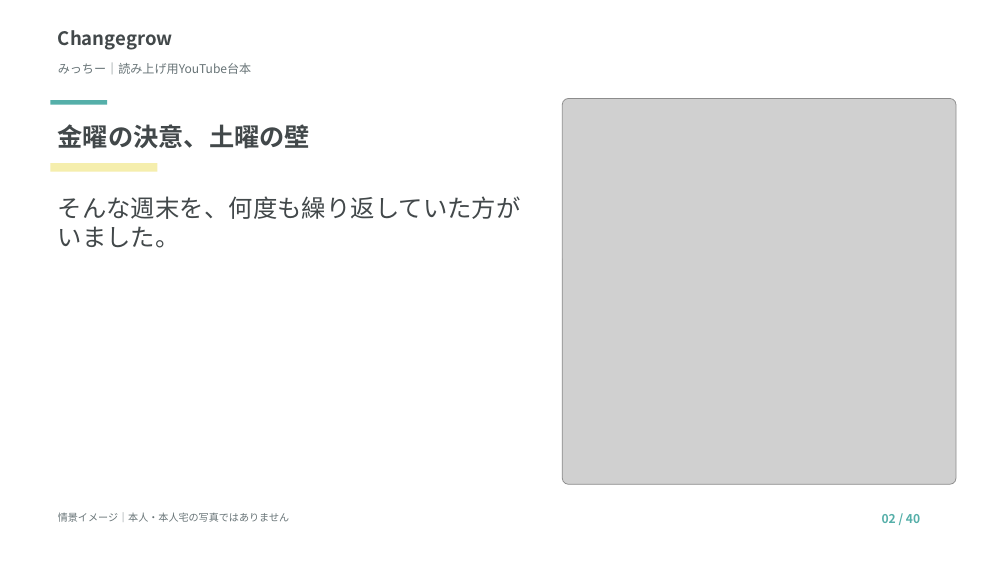
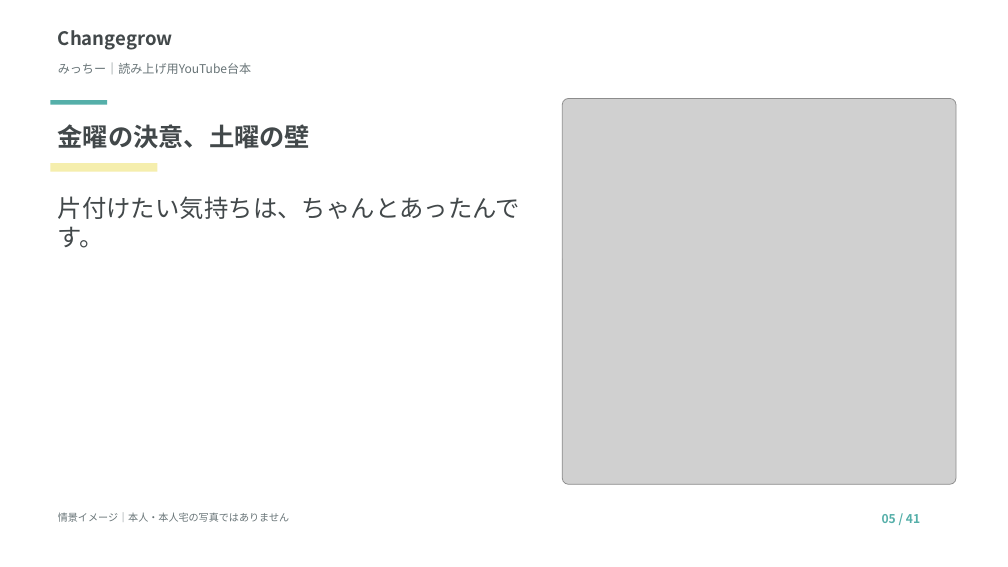
Before and after one commit to tanakayuc/static-pages, a slide deck: slide 5 of nakata-micchi-youtube-script/読み上げ台本.pptx (slide 2 before the commit). Drawn at 1008x567 pixels with LibreOffice and Linux fonts; fonts in the diff are those of the drawing; grey boxes stand for pictures. Boxes give left, top, right and bottom in pixels: in the first picture for what was removed or moved away, otherwise in the second. Text is boxed around its words. In the diff, an @@ line names an element or a change of style, - is before the commit and + after.

```diff
--- a/nakata-micchi-youtube-script/読み上げ台本.pptx
+++ b/nakata-micchi-youtube-script/読み上げ台本.pptx
@@ text at [58, 196, 520, 248]: text changed @@
-そんな週末を、何度も繰り返していた方がいました。
+片付けたい気持ちは、ちゃんとあったんです。
@@ text at [882, 514, 920, 523]: text changed @@
-02 / 40
+05 / 41
```
Also in this commit, not shown: 39 other slides changed, 1 slide added, 1 other file.
